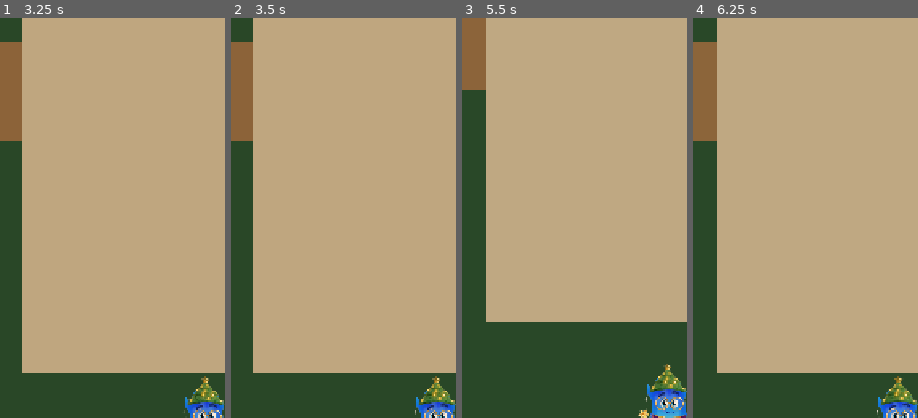
Above: before the commit, frames 1-4 (left to right).
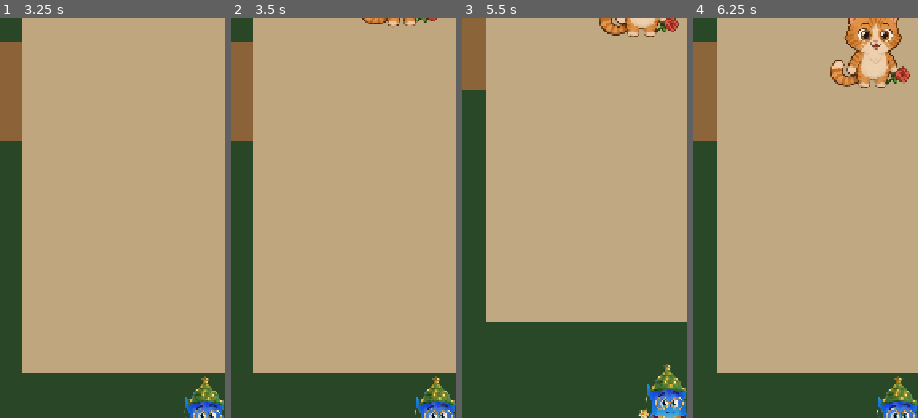
Above: after the commit, the same moments.

Repository: madrigalcesarc89-del/OretyVillage
Game: Godot game, scene res://scenes/Main.tscn
Two runs of this game, one before a commit and one after it. Both use one fixed random seed, a clock stepped at 60 frames per second and the inputs below.
Inputs (mouse positions are % of the whole screen's width and height, from its top left):
- Up to frame 1 (3.25 s): tap Enter at 0.5 s; move the mouse to (45, 70) at 0.52 s; hold W (move_up) 0.53-1.25 s; click (45, 70) at 0.67 s; drag from (80, 65) to (45, 70) at 1.27 s; tap Space at 2 s; move the mouse to (20, 35) at 2.02 s; hold A (move_left) 2.03-2.75 s; drag from (55, 50) to (20, 35) at 2.77 s
- Up to frame 2 (3.5 s): no input
- Up to frame 3 (5.5 s): move the mouse to (35, 25) at 3.52 s; hold S (move_down) 3.53-4.25 s; drag from (72, 45) to (35, 25) at 4.27 s; move the mouse to (30, 55) at 5.02 s; hold W (move_up) from 5.03 s (still down); click (30, 55) at 5.17 s
- Up to frame 4 (6.25 s): release W (move_up) at 5.75 s; drag from (60, 28) to (30, 55) at 5.77 s
The pictures show only the part of the screen within x 4-54%, y 0-50%; the shares and areas given below are measured in that part.

Frame 1 is identical in both runs. In frame 2, 0.4% of the frame differs, in the area x 58-92%, y 0-2%; in frame 3, 1.3%; in frame 4, 4.1%, in the area x 60-97%, y 0-18%.

Commit message:
feat: Fase 3 paso 2 — Mango vaga con pausas en circulo r=200

Diff:
--- a/data/content/npcs.json
+++ b/data/content/npcs.json
@@ -6,7 +6,8 @@
       "description": "Un gato curioso que merodea la plaza.",
       "sprite": "res://assets/import/mango_casual.png",
       "scale": 0.35,
-      "position": [850, 1700]
+      "position": [850, 1700],
+      "wander_radius": 200
     }
   ]
 }
--- a/scripts/simulation/NPC.gd
+++ b/scripts/simulation/NPC.gd
@@ -1,14 +1,32 @@
 class_name NPC
 extends Node2D
-## Fase 3 (paso 1) — NPC estático dirigido por datos (npcs.json).
-## Fuente de verdad = la ficha JSON (sprite, escala, posición).
-## Sin movimiento, sin diálogo, sin rutinas todavía.
+## Fase 3 — NPC dirigido por datos (npcs.json).
+## Fuente de verdad = la ficha JSON (sprite, escala, posición de ANCLA).
+## Paso 2: vagabundeo aleatorio con pausas dentro de un círculo.
+## Sin diálogo, sin rutinas, sin colisión todavía.
 ## TODO paso diálogo/rutinas: agregar StaticBody2D con colisión real para
 ## que el jugador no atraviese al NPC + activar Area2D Proximity.
 
+## Puntos a evitar al elegir destino (caja, pozo): no "flotar encima".
+const AVOID_POINTS: Array = [Vector2(700, 1500), Vector2(1500, 2300)]
+const AVOID_MIN_DIST := 170.0
+const PICK_TRIES := 8
+
 @export var npc_id := ""
+## Radio de vagabundeo alrededor del ancla (px). Default si el JSON no trae.
+@export var wander_radius := 200.0
+## Velocidad de paseo (px/s). Más lenta que el jugador (220) a propósito.
+@export var wander_speed := 90.0
+## Pausas aleatorias entre paseos (s).
+@export var pause_min := 2.0
+@export var pause_max := 5.0
 
 @onready var sprite: Sprite2D = $Sprite2D
+
+var _anchor := Vector2.ZERO
+var _target := Vector2.ZERO
+var _walking := false
+var _pause_left := 0.0
 
 
 func _ready() -> void:
@@ -22,4 +40,62 @@
 	sprite.texture = tex
 	sprite.scale = Vector2.ONE * float(data.get("scale", 1.0))
 	var pos: Array = data["position"]
-	position = Vector2(float(pos[0]), float(pos[1]))
+	_anchor = Vector2(float(pos[0]), float(pos[1]))
+	position = _anchor
+	wander_radius = float(data.get("wander_radius", wander_radius))
+	randomize()
+	_pause_left = randf_range(pause_min, pause_max)
+
+
+func _process(delta: float) -> void:
+	if _walking:
+		_step_walk(delta)
+	else:
+		_pause_left -= delta
+		if _pause_left <= 0.0:
+			start_walk()
+
+
+## Elige destino y arranca. Las rutinas futuras pueden llamar aquí
+## directamente o sustituir esta función sin tocar el resto del NPC.
+func start_walk() -> void:
+	_target = pick_target()
+	_walking = true
+
+
+func pick_target() -> Vector2:
+	var fallback := _anchor
+	for i in PICK_TRIES:
+		var a := randf() * TAU
+		var r := sqrt(randf()) * wander_radius
+		var p := _anchor + Vector2(cos(a), sin(a)) * r
+		var ok := true
+		for avoid in AVOID_POINTS:
+			if p.distance_to(avoid) < AVOID_MIN_DIST:
+				ok = false
+				break
+		if ok:
+			return p
+		if i == 0:
+			fallback = p
+	return fallback
+
+
+func _step_walk(delta: float) -> void:
+	var to: Vector2 = _target - position
+	var dist := to.length()
+	var step := wander_speed * delta
+	if dist <= maxf(step, 2.0):
+		position = _target
+		arrive()
+		return
+	var dir := to / dist
+	position += dir * step
+	if absf(dir.x) > 0.05:
+		sprite.flip_h = dir.x < 0.0
+
+
+## Punto único de llegada. Las rutinas futuras enganchan aquí.
+func arrive() -> void:
+	_walking = false
+	_pause_left = randf_range(pause_min, pause_max)
